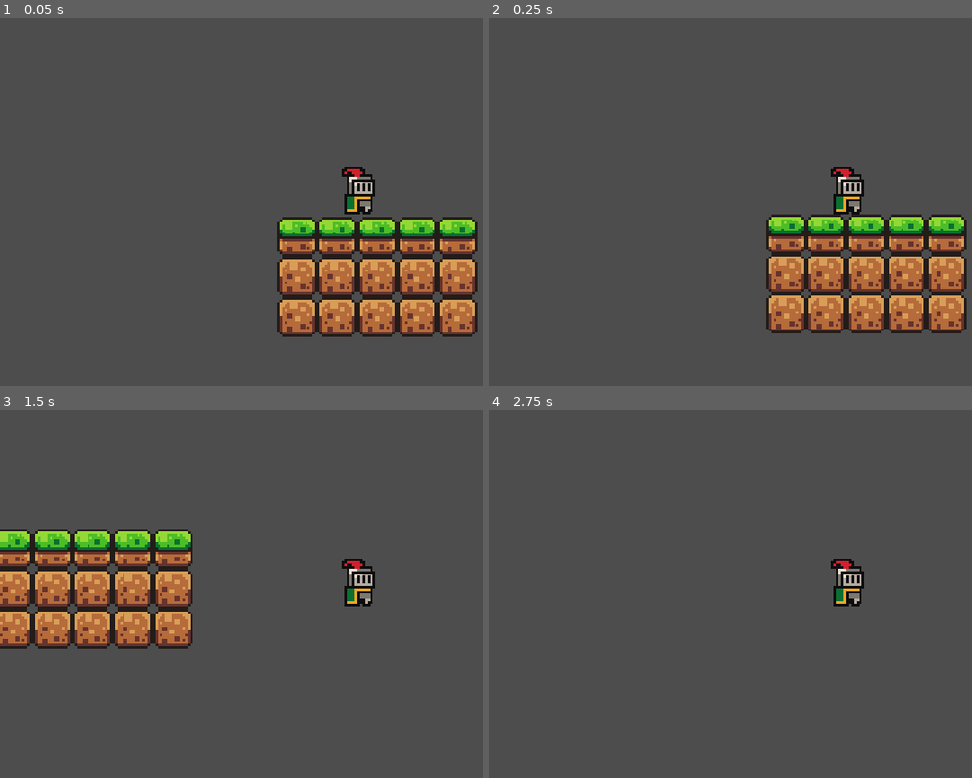
Above: before the commit, frames 1-4 (two rows, left to right).
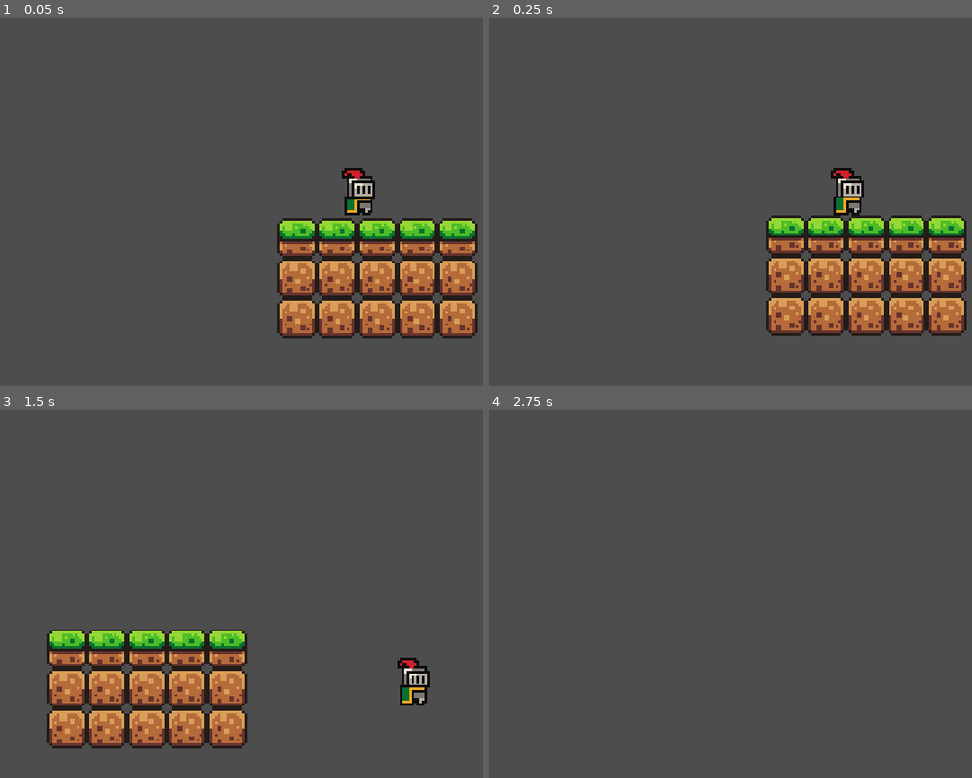
Above: after the commit, the same moments.

Repository: Devahedron/RADS
Game: Godot game, scene res://Scenes/game.tscn
Same seed, same stepped clock (60 frames per second), same inputs: the game is played once before the commit and once after it.
Inputs:
- Up to frame 1 (0.05 s): no input
- Up to frame 2 (0.25 s): no input
- Up to frame 3 (1.5 s): hold Right (Right) from 0.53 s (still down); tap Space (Jump) at 0.77 s
- Up to frame 4 (2.75 s): tap Space (Jump) at 1.52 s; release Right (Right) at 2.03 s; hold Left (Left) from 2.03 s (still down)

The runs differ from the first frame. In frame 1, 4.2% of the frame differs, in the area x 57-99%, y 40-88%; in frame 2, 4.3%; in frame 3, 25%, in the area x 0-90%, y 32-92%; in frame 4, 0.7%.

Commit message:
added used sprites

Diff:
--- a/Scenes/game.tscn
+++ b/Scenes/game.tscn
@@ -194,12 +194,14 @@
 sources/0 = SubResource("TileSetAtlasSource_wrm1d")
 
 [node name="Game" type="Node2D" unique_id=436735830]
+position = Vector2(-1, 0)
 
 [node name="Player" parent="." unique_id=1134748994 instance=ExtResource("1_ebmjs")]
 position = Vector2(1, -14)
 
 [node name="Camera2D" type="Camera2D" parent="Player" unique_id=1029781260]
 zoom = Vector2(4, 4)
+position_smoothing_enabled = true
 
 [node name="TileMapLayer" type="TileMapLayer" parent="." unique_id=320409008]
 use_parent_material = true
Not shown, added: Assets/Bounce Sounds/pad bounce.mp3.import
Not shown, removed: Assets/Bounce Sounds/stu9-shrt-bass-357133.mp3.import
Renamed: Assets/Sprites-Tilemaps/side-scroller-traps-lite/sprites/checkpoint_off.png -> Assets/Used Assets/checkpoint_off.png
Not shown, changed: Assets/Used Assets/checkpoint_off.png.import
Renamed: Assets/Sprites-Tilemaps/side-scroller-traps-lite/sprites/checkpoint_on_strip.png -> Assets/Used Assets/checkpoint_on_strip.png
Not shown, changed: Assets/Used Assets/checkpoint_on_strip.png.import
Renamed: Assets/Sprites-Tilemaps/side-scroller-traps-lite/sprites/checkpoint_raise_strip.png -> Assets/Used Assets/checkpoint_raise_strip.png
Not shown, changed: Assets/Used Assets/checkpoint_raise_strip.png.import
Renamed: Assets/Sprites-Tilemaps/side-scroller-traps-lite/sprites/coin_spin_strip.png -> Assets/Used Assets/coin_spin_strip.png
Not shown, changed: Assets/Used Assets/coin_spin_strip.png.import
Renamed: Assets/Sprites-Tilemaps/side-scroller-traps-lite/sprites/crumble_platform_break_strip.png -> Assets/Used Assets/crumble_platform_break_strip.png
Not shown, changed: Assets/Used Assets/crumble_platform_break_strip.png.import
(and 19 more such lines)
